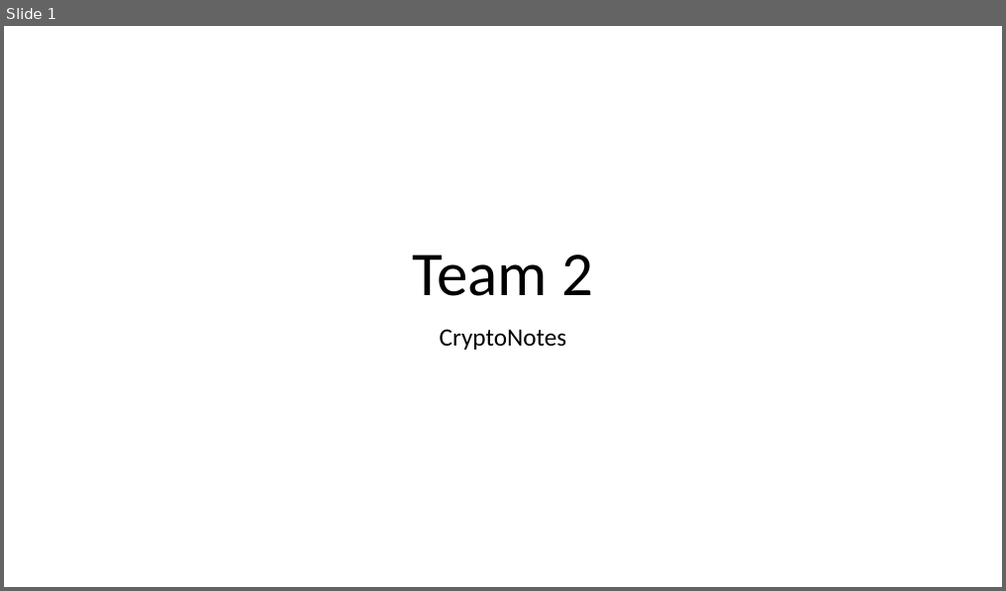
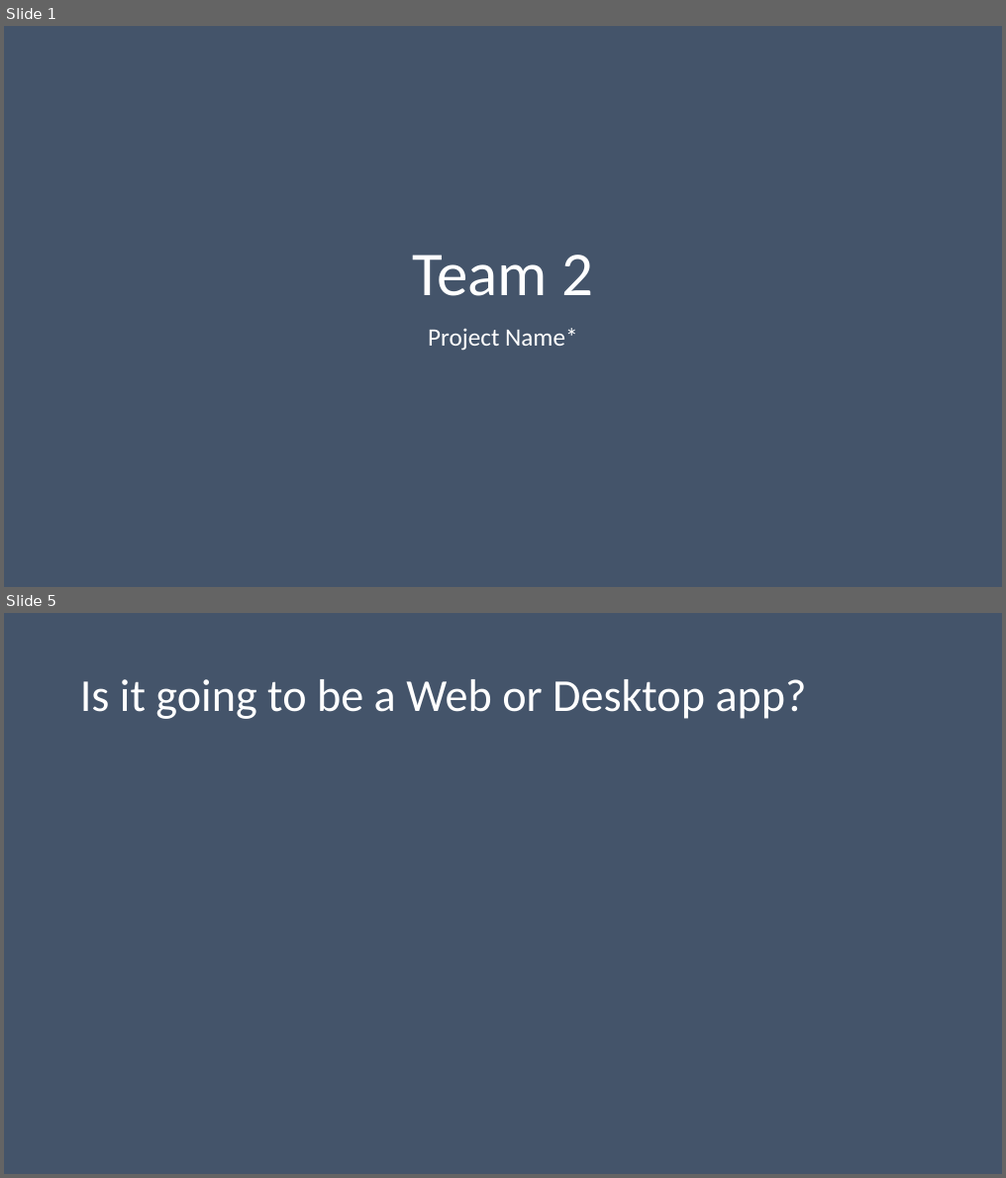
Before and after one commit to Dwaddle26/EncryptNotes, a slide deck: Team_2_Presentation_1.pptx. Shown one above the other, each under a label of ours: slide 1 before the commit, slides 1 and 5 after it; the slides between them are not shown. The pictures are 1006x591 and 1006x1178 pixels, drawn with LibreOffice and Linux fonts; fonts in the diff are those of the drawing. Boxes give left, top, right and bottom in pixels: in the first picture for what was removed or moved away, otherwise in the second. Text is boxed around its words. In the diff, an @@ line names an element or a change of style, - is before the commit and + after.

Commit message:
Updated Progress Presentation
I added some text and titles to the slide. Also, Changed to BG Color.

```diff
--- a/Team_2_Presentation_1.pptx
+++ b/Team_2_Presentation_1.pptx
@@ slide 5 added at (x1=4, y1=613, x2=1002, y2=1174), background #44546A @@
@@ title added at (x1=80, y1=679, x2=807, y2=719), 44 pt, text #FFFFFF @@
+Is it going to be a Web or Desktop app?
@@ slide 1 changed as well @@
@@ background #FFFFFF to #44546A @@
@@ title "Team 2" at (x1=412, y1=255, x2=593, y2=296): text colour #000000 to #FFFFFF @@
@@ subtitle at (x1=428, y1=328, x2=578, y2=351): text changed; text colour #000000 to #FFFFFF @@
-CryptoNotes
+Project Name*
```
Also in this commit, not shown: 8 other slides added, 9 slides removed.
